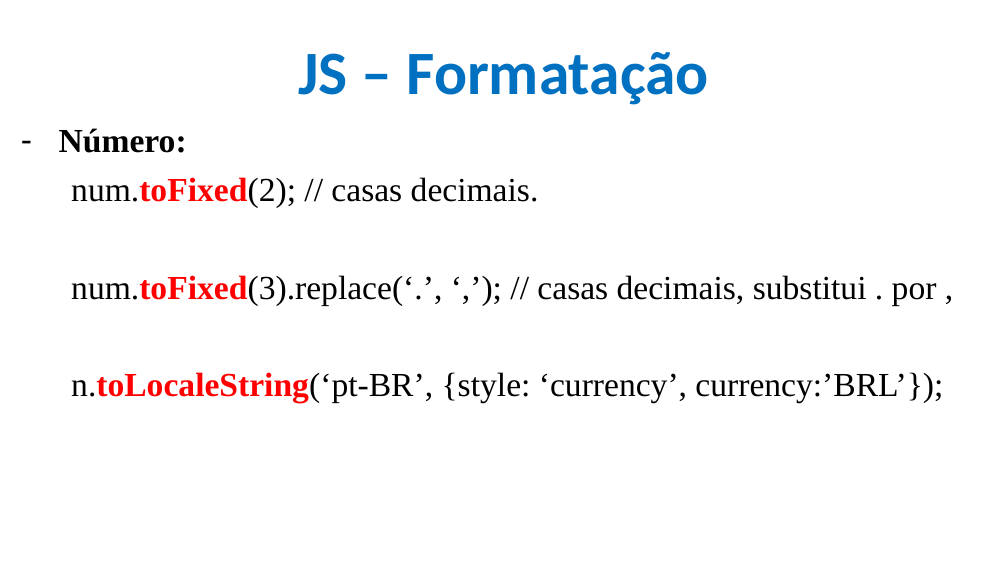
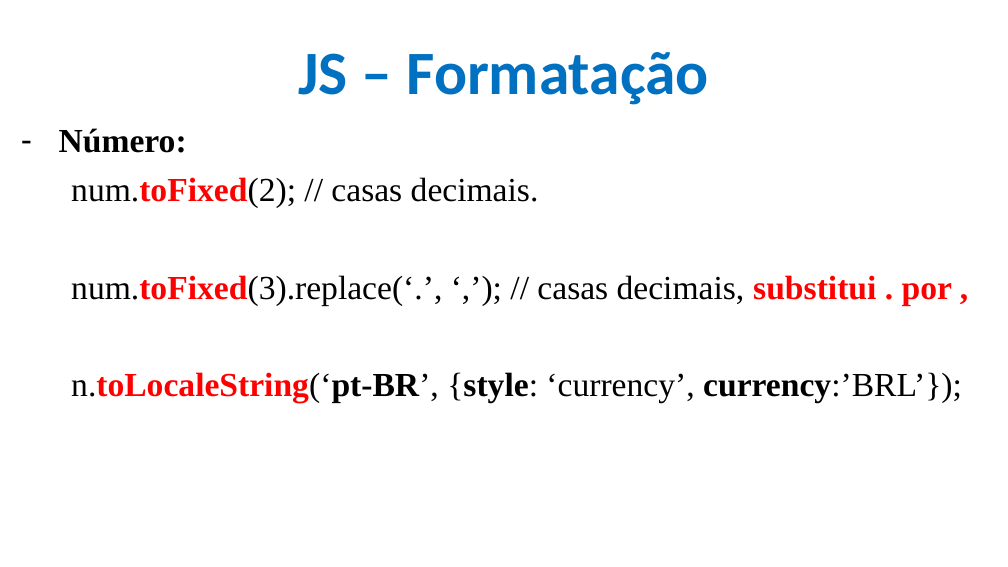
Before and after one commit to CloudEducationBrazil/WydenDesenvolvimentoWebPHP, a slide deck: slide 18 of 01 Classes/Aula 09 Desenvolvimento Web PHP - JS.pptx. Drawn at 1008x567 pixels with LibreOffice and Linux fonts; fonts in the diff are those of the drawing; background and template pictures are left out. Boxes give left, top, right and bottom in pixels: in the first picture for what was removed or moved away, otherwise in the second. Text is boxed around its words. In the diff, an @@ line names an element or a change of style, - is before the commit and + after.

```diff
--- a/01 Classes/Aula 09 Desenvolvimento Web PHP - JS.pptx
+++ b/01 Classes/Aula 09 Desenvolvimento Web PHP - JS.pptx
@@ text at [71,275,962,403]: text colour #000000 to #FF0000 in "substitui . por ,"; bold on in "substitui . por ,", "n.toLocaleString(‘pt-BR’, {style: currency:’BRL’});" @@
```
Also in this commit, not shown: 18 other slides changed, 33 slides removed, 5 other files.
